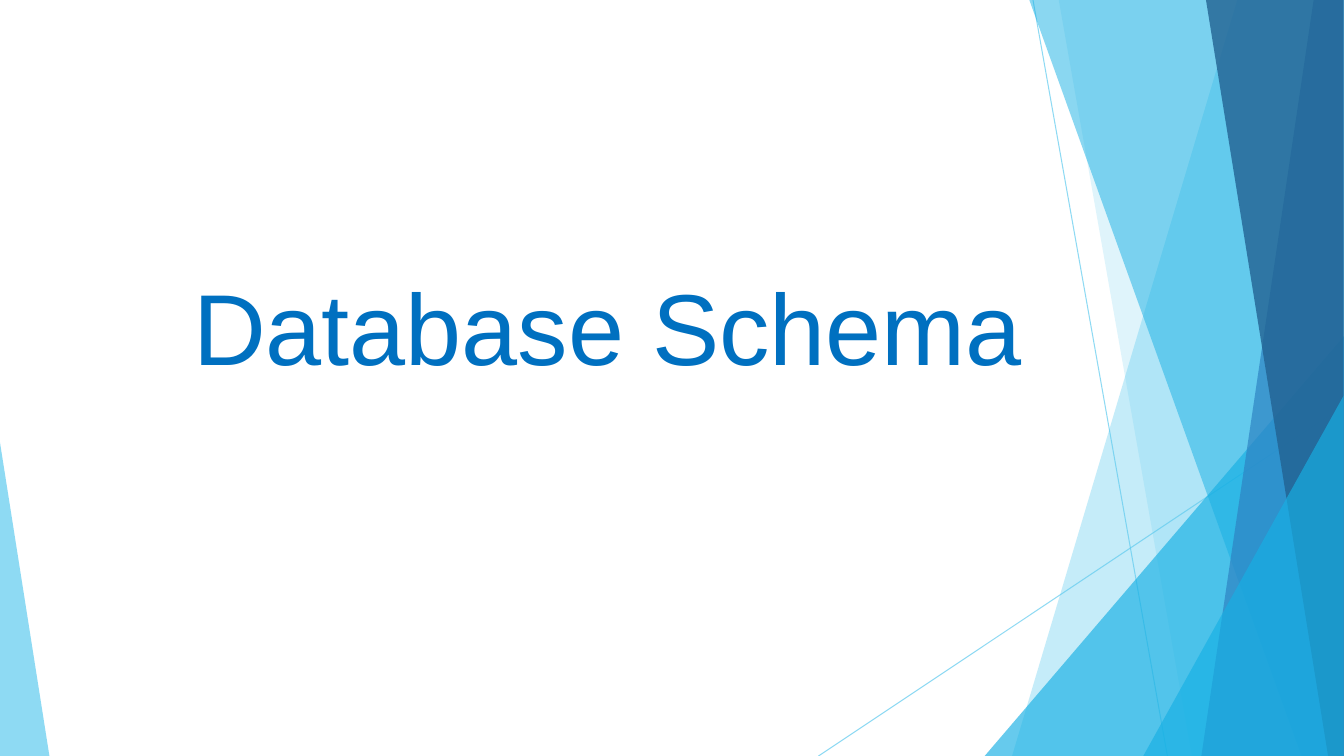
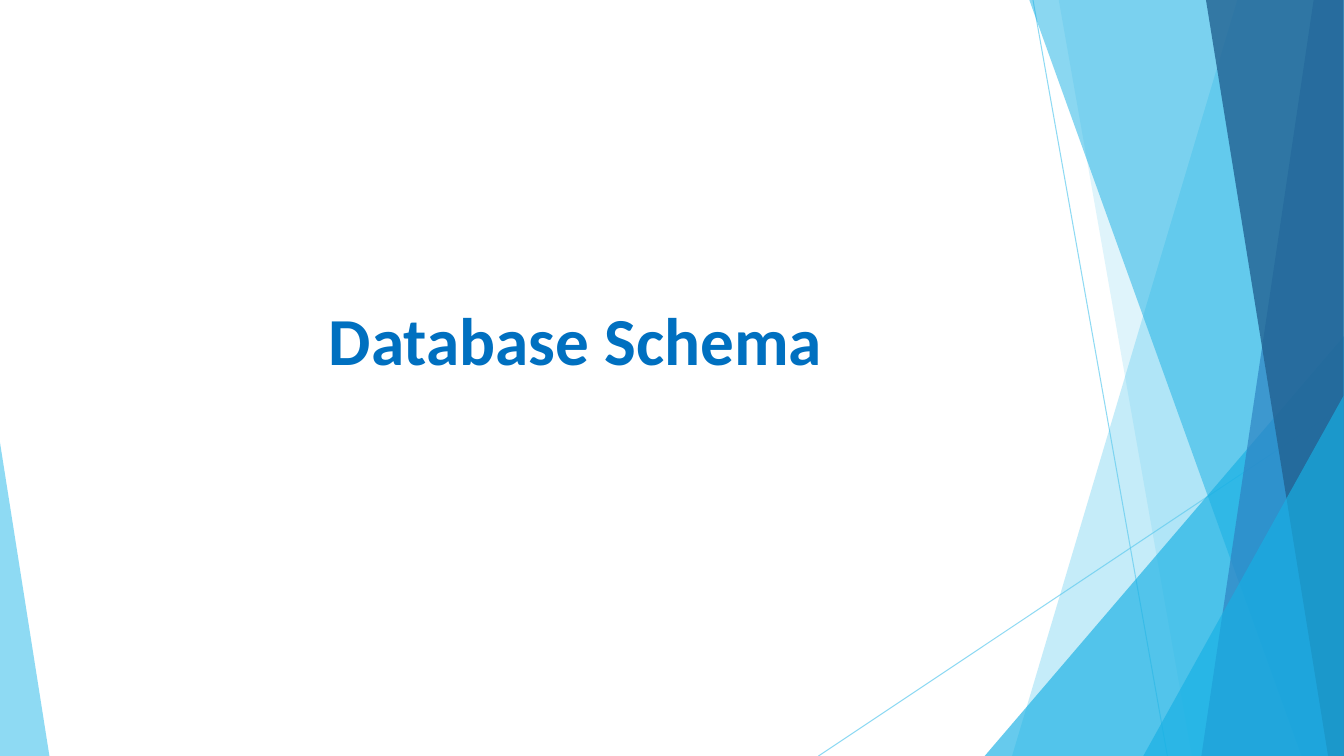
Before and after one commit to theshubhamp-zz/HAD, a slide deck: slide 6 of docs/HAD project.pptx. Drawn at 1344x756 pixels with LibreOffice and Linux fonts; fonts in the diff are those of the drawing. Boxes give left, top, right and bottom in pixels: in the first picture for what was removed or moved away, otherwise in the second. Text is boxed around its words. In the diff, an @@ line names an element or a change of style, - is before the commit and + after.

```diff
--- a/docs/HAD project.pptx
+++ b/docs/HAD project.pptx
@@ title "Database Schema": place and size @@
-title "Database Schema" at (193,292,1022,366)
+title "Database Schema" at (329,318,821,366)
@@ title "Database Schema" at (329,318,821,366): size 72 to 48 pt, font Arial to Calibri, bold on @@
```
Also in this commit, not shown: 11 other slides changed, 5 slides added, 1 slide removed.
